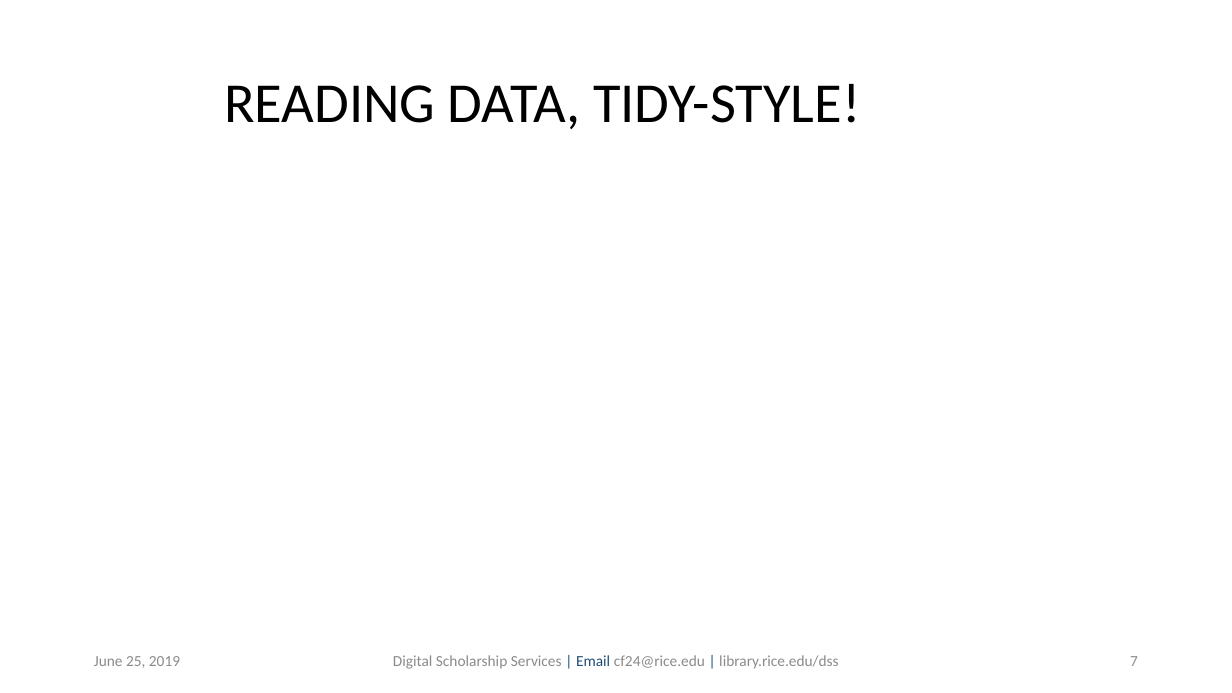
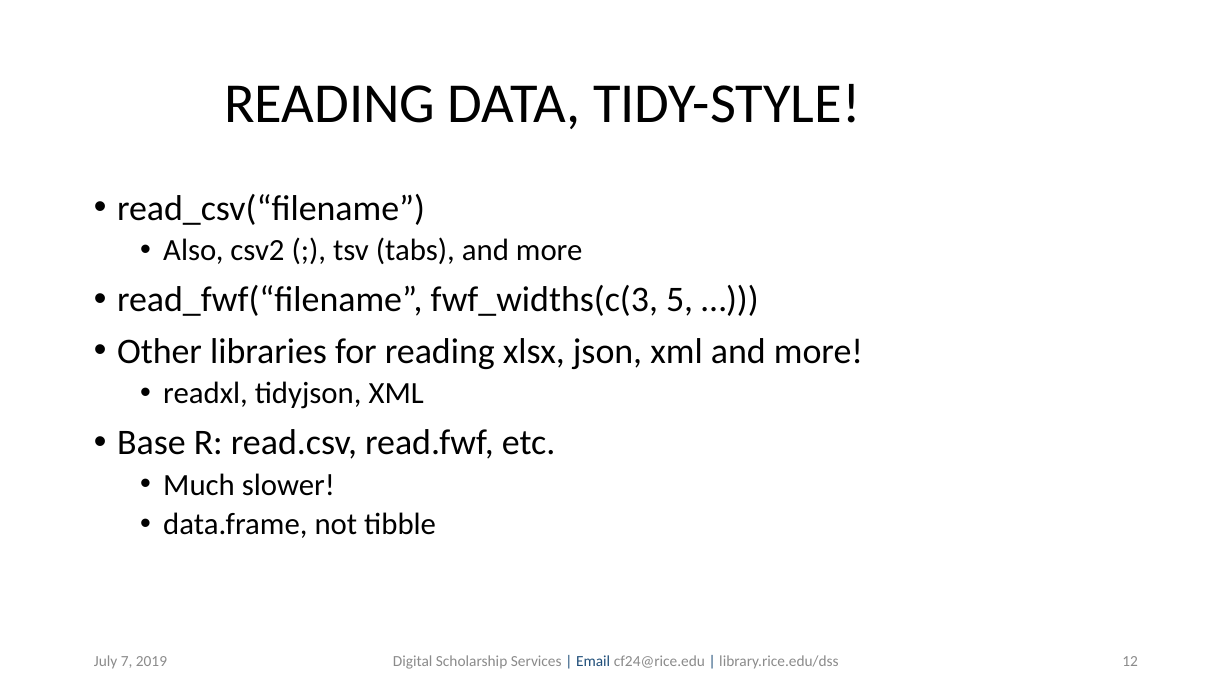
Before and after one commit to bakitybacon/rice-data-and-donuts, a slide deck: slide 12 of Rviz/R Visualization and Data Manipulation.pptx (slide 7 before the commit). Drawn at 1232x693 pixels with LibreOffice and Linux fonts; fonts in the diff are those of the drawing; background and template pictures are left out. Boxes give left, top, right and bottom in pixels: in the first picture for what was removed or moved away, otherwise in the second. Text is boxed around its words. In the diff, an @@ line names an element or a change of style, - is before the commit and + after.

```diff
--- a/Rviz/R Visualization and Data Manipulation.pptx
+++ b/Rviz/R Visualization and Data Manipulation.pptx
@@ text added at [117, 194, 863, 538], 28 pt, text #000000 @@
+• read_csv(“filename”)
+  • Also, csv2 (;), tsv (tabs), and more
+• read_fwf(“filename”, fwf_widths(c(3, 5, …)))
+• Other libraries for reading xlsx, json, xml and more!
+  • readxl, tidyjson, XML
+• Base R: read.csv, read.fwf, etc.
+  • Much slower!
+  • data.frame, not tibble
@@ text at [94, 655, 167, 669]: text changed @@
-June 25, 2019
+July 7, 2019
@@ page number at [1122, 656, 1138, 666]: text changed @@
-7
+12
```
Also in this commit, not shown: 12 other slides changed, 19 slides added, 2 other files.
